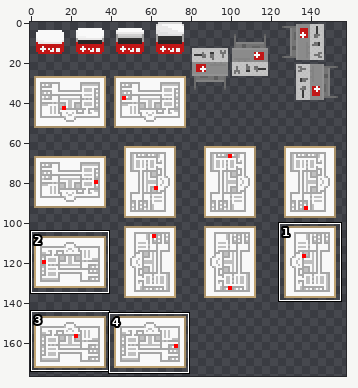
One commit to this sprite sheet: ProyectosSDL/HolaSDL/levels/SafeRoom.png. Above: a wide view before the commit, with the close-up outlined.
Close-up. First the earlier version:
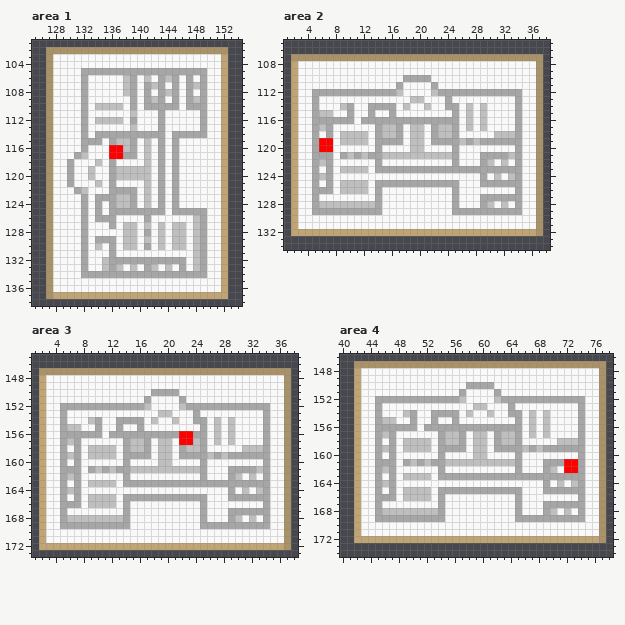
The file is 160x180 pixels. Colours within 5 levels of each other are drawn and written as one. Shown: area 1: x 125..154, y 101..138; area 2: x 1..38, y 105..134; area 3: x 1..38, y 145..173; area 4: x 40..78, y 146..174. The wide view leaves out empty margins. The commit also changed other parts of the picture, which this record leaves out.
The result:
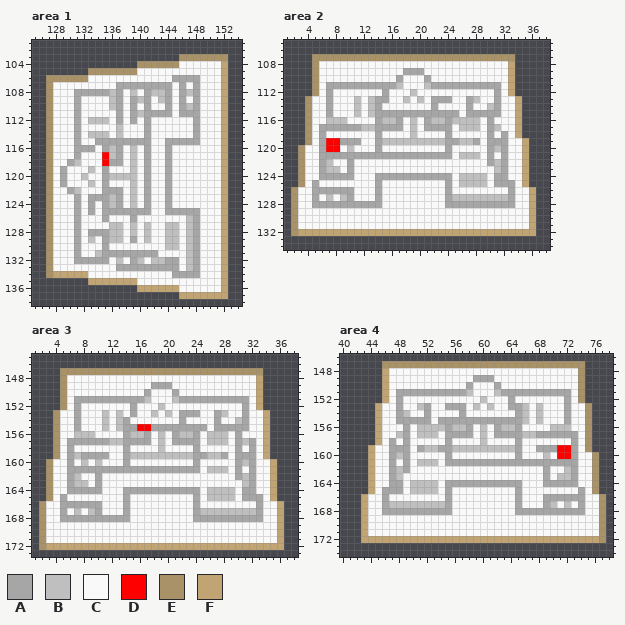
Palette (. is transparent): A #a6a6a6  B #bfbfbf  C #f9f9f9  D #ff0000  E #a99168  F #c0a473
Change:
Changed rows in their new state; - is an unchanged pixel.
Area 1:
first column x 127:
102 ..........................
103 ...................EEEEEEE
104 .............EEEEEE-------
105 ......EEEEEEECCCCCCCCCC---
106 -EEEEE-----CC-C-CC-A-AC---
107 -----C----AA-A-A-ACACAC---
108 ----A-AAABACB--BBACABAC---
109 ----AC---BA--B-CBACACAC---
110 ----AC-CC-A----CC-CAB-C---
111 ----AC----A-ABAA-A-AAAC---
112 ----ACB--CA---A-C----AC---
113 ----AC----B-C-A-C----AC---
114 ----ACBBBCBCCC-CC-CCC-C---
115 ----ACC-A-AA-AA-CA-AAA----
116 ----A-A-ABACB-A-CAC-------
117 -----C--DBACB-A-CAC-------
118 ----B--CD-A-B-A-CAC-------
119 --AC----ACCC-CA-CAC-------
120 --AC-BC-AB---CA-CAC-------
121 --AC--BCAC--B-A-CAC-------
122 ---ABC--A--CB-A-CAC-------
123 ----ACA--BACB-A-CAC-------
124 ----ACACABACB-A-CAC-------
125 ----ACACA------CCA----C---
126 ----AC-C-C--A-C-----BAC---
127 ----AC---BBC----CB-CBAC---
128 ----ACAAABBC--B-CB-CBAC---
129 ----ACBC-BBCA---CB-CBAC---
130 ----AC-CAC-CC-C-CB-CBAC---
131 ----AC-BA-AAAAAA----BAC---
132 ----A-AAACBC-BCBB--CBAC---
133 -----C--CCAAAA-AAAACBAC---
134 -FFFFFCCCCCCCCCCCC----C---
135 ......FFFFFFF-------------
136 .............FFFFFF-------
137 ...................-------
Area 2:
first column x 2:
107 ...-----------------------------....
108 ...E---------------------------F....
109 ...E------------AAA------------F....
110 ...E-----------ACCC------------F....
111 ...E-AAAAAAAAAAB---B-AAAAAAAAA-F....
112 ...EC-CCCCCCC-CC-B--CCCCCCCCC-CF....
113 ..EC-A---B-BAA--BC--AA---AB--A--F...
114 ..EC-A-CCB-B-CC-C--CA-CC-A-CBA--F...
115 ..ECCA--CB-BAA-AAAAAAAA--AAAAA--F...
116 ..ECCBBBC-CC-BB-CBC-BB-BB-BCA---F...
117 ..ECA-AAAABB-AA---CA-AACB-BCAB--F...
118 ..ECAC-CCCC--CCC--C-CCAC----ACACF...
119 ..ECA-DAAAC--BBBB--BBB---BAC---CCF..
120 .E-CA-D-B--------CC---AC----ABA-CF..
121 .E-C--A-A-A--AAAAAAAAAACBBBC-C-CCF..
122 .E-CAB--A---C----------C---CABA-CF..
123 .E-CABBCACC-CCCCCCCCCCCCCCCCCB-CCF..
124 .E-CA-AAA---AAAAAAAAAAA-BBBB-AACCF..
125 .E---C-CCCC--CCCCCCCCC-CBBBBC---CF..
126 E-----AAACC-----------AC-------AC-F.
127 E----B-BA-------------ABBBBBBBB-C-F.
128 E---AAAAAAAA----------A-AAA-AAAAC-F.
129 E--CCCCCCCCCC----------CCCCCCCCCC-F.
130 E---------------------------------F.
131 E---------------------------------F.
132 E----------------------------------.
Area 3:
first column x 2:
147 ...-----------------------------....
148 ...E---------------------------F....
149 ...E------------AAA------------F....
150 ...E-----------ACCC------------F....
151 ...E-AAAAAAAAAAB---B-AAAAAAAAA-F....
152 ...EC-CCCCCCC-CC-B--CCCCCCCCC-CF....
153 ..EC-A---B-B-A--BC--AA---AB--A--F...
154 ..EC-A-CCB-B-CC-C--CA-CC-A-CBA--F...
155 ..ECCA--CB-BAADDAAAAAAA--AAAAA--F...
156 ..ECCBBBC-CC-BB-CBC-BB-CB-BCA---F...
157 ..ECA-AAAABB-AA---CAAAACB-BCABA-F...
158 ..ECAC-CCCC--CCC--C-CCAC----ACACF...
159 ..ECABAAAAC--BBBB--BBB---BAC---CF...
160 .E-CACB-B--------CC---AC----ABA-CF..
161 .E-C--A-A-A--AAAAAAAAAACBBBC-C-CCF..
162 .E-CAB--A---C----------C---CABA-CF..
163 .E-CABBCACC-CCCCCCCCCCCCCCCCCB-CCF..
164 .E-CA-AAA---AAAAAAAAAAA-BBBB-AACCF..
165 .E---C-CCCC--CCCCCCCCC-CBBBBC---CF..
166 E-----AAACC-----------AC-------AC-F.
167 E----B-BA-------------ABBBBBBBB-C-F.
168 E---AAAAAAAA----------A-AAA-AAAAC-F.
169 E--CCCCCCCCCC----------CCCCCCCCCC-F.
170 E---------------------------------F.
171 E---------------------------------F.
172 E----------------------------------.
Area 4:
first column x 42:
147 ....-----------------------------...
148 ....F---------------------------E...
149 ....F------------AAA------------E...
150 ....F------------CCCA-----------E...
151 ....F-AAAAAAAAA-B---BAAAAAAAAAA-E...
152 ....FC-CCCCCCCCC--B-CC-CCCCCCC-CE...
153 ...F--A--BA--AAA--CB---AB-B---A-CE..
154 ...F--A-C-ACCCCAC--C--C-BCBC--A-CE..
155 ...FCCAA-AACAA-AAAAAAAA-BCBC--A-CE..
156 ...FCCC-CBBBB-BB-CBC-BB--C-CBBB-CE..
157 ...FCCBA-BBBCAA-AC---AA-B-AAAAAACE..
158 ...F---ACCC-CACC-C--CCC------CCACE..
159 ..FCC-AACA-B--BBB--BBBB-CCA--DD-CE..
160 ..FC--BA----CA---CC--------B-DDAC-E.
161 ..FCC---CB-BCAAAAAAAAAA-AAA---AAC-E.
162 ..FCC-BA----C----------C----C-BAC-E.
163 ..FC--BCCCC-CCCCCCCCCCCCCCC-CBB-C-E.
164 ..FCC-A-BBBB-AAAAAAAAAAA----AAAAC-E.
165 ..FCA-AC---BC-CCCCCCCCC----CCCCC--E.
166 .F-C-C-CCCC-CA-------------AAAAA----
167 .F-CABBBBBBBBA--------------BCBC----
168 .F-CAAAAAAAA-A----------AAA-AAAA----
169 .F-CCCCCCCCCC----------CCCCCCCCCC---
170 .F----------------------------------
171 .F----------------------------------
172 .-----------------------------------
Pixel boxes of the changes (left, top, right, bottom) in both close-ups:
changed: (46, 47, 228, 299)
changed: (291, 54, 543, 236)
changed: (39, 368, 291, 550)
changed: (354, 361, 606, 543)
